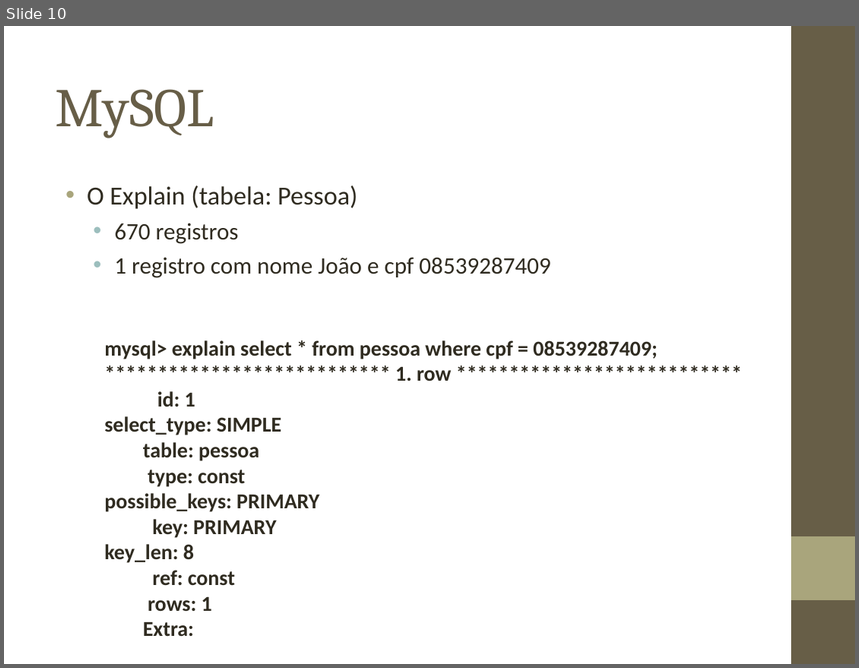
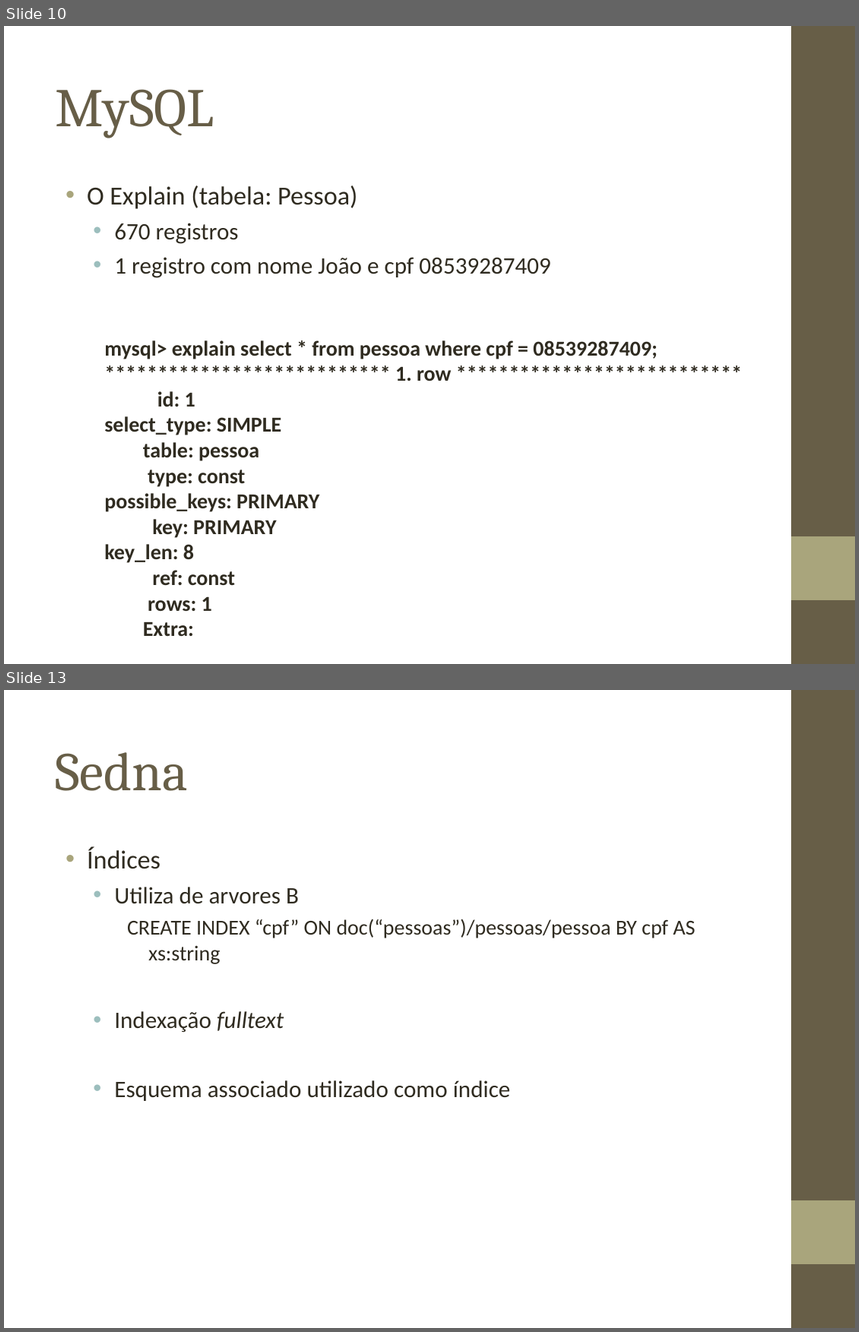
Before and after one commit to biacpaixao/Projeto_Final, a slide deck: apresentacao_projeto_final.ppt. Shown one above the other, each under a label of ours: slide 10 before the commit, slides 10 and 13 after it; the slides between them are not shown. The pictures are 859x668 and 859x1332 pixels, drawn with LibreOffice and Linux fonts; fonts in the diff are those of the drawing; background and template pictures are left out. Boxes give left, top, right and bottom in pixels: in the first picture for what was removed or moved away, otherwise in the second. Text is boxed around its words. In the diff, an @@ line names an element or a change of style, - is before the commit and + after.

```diff
--- a/apresentacao_projeto_final.ppt
+++ b/apresentacao_projeto_final.ppt
@@ slide 13 added at [4, 690, 855, 1328], background picture (left out); not listed: 2 template elements that a slide beside it also shows @@
@@ title added at [55, 752, 188, 791], 46 pt, text #675E47 @@
+Sedna
@@ text added at [87, 847, 696, 1101], 20 pt, text #2F2B20 @@
+• Índices
+  • Utiliza de arvores B
+    CREATE INDEX “cpf” ON doc(“pessoas”)/pessoas/pessoa BY cpf AS xs:string
+  • Indexação fulltext
+  • Esquema associado utilizado como índice
```
Also in this commit, not shown: 2 slides changed, 6 other slides added, 1 slide removed.
